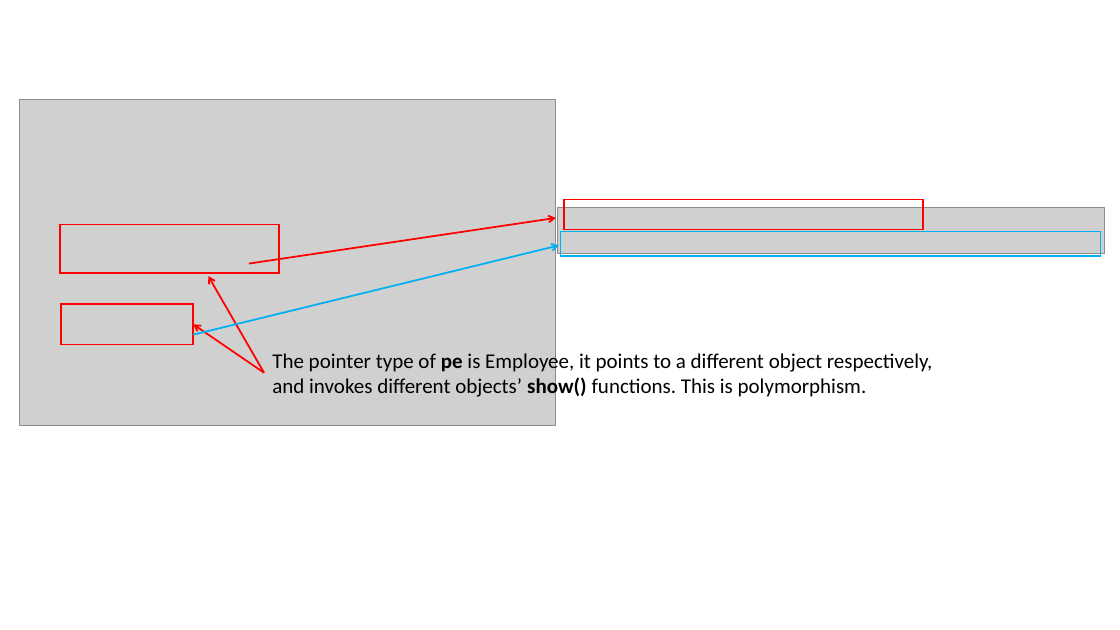
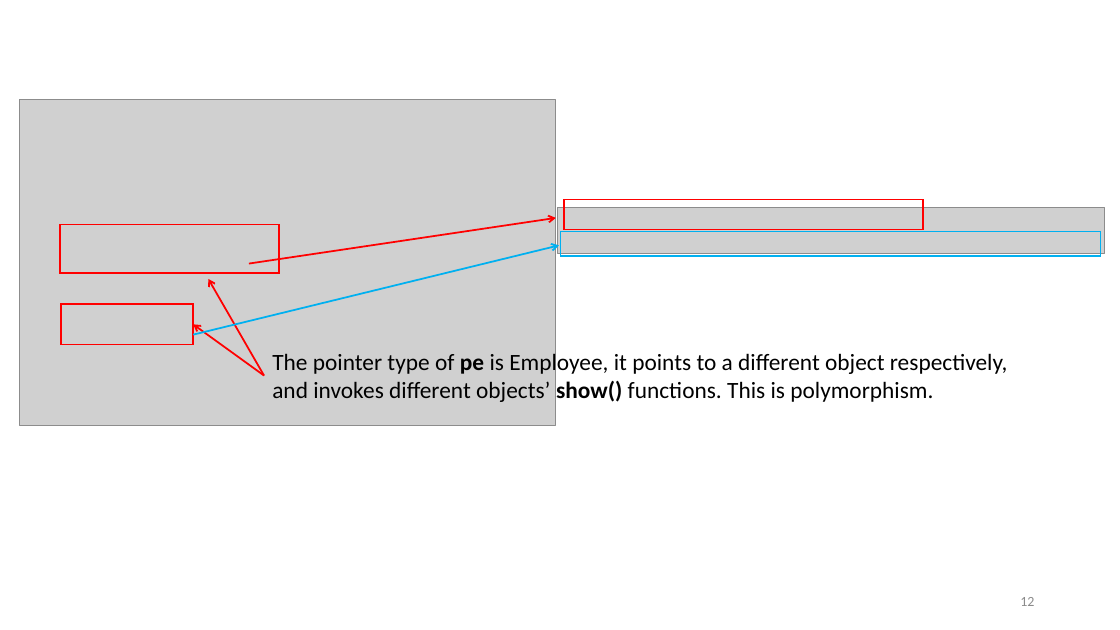
Before and after one commit to ShiqiYu/CPP, a slide deck: slide 12 of week12/Lab12.pptx (slide 10 before the commit). Drawn at 1120x630 pixels with LibreOffice and Linux fonts; fonts in the diff are those of the drawing; grey boxes stand for pictures; background and template pictures are left out. Boxes give left, top, right and bottom in pixels: in the first picture for what was removed or moved away, otherwise in the second. Text is boxed around its words. In the diff, an @@ line names an element or a change of style, - is before the commit and + after.

```diff
--- a/week12/Lab12.pptx
+++ b/week12/Lab12.pptx
@@ text "The pointer type of pe ..." at (272,350,1007,402): size 18 to 20 pt @@
@@ page number added at (1020,597,1034,606), 12 pt, text #8C8C8C @@
+12
```
Also in this commit, not shown: 17 other slides changed, 7 slides added, 1 slide removed, 13 other files.
